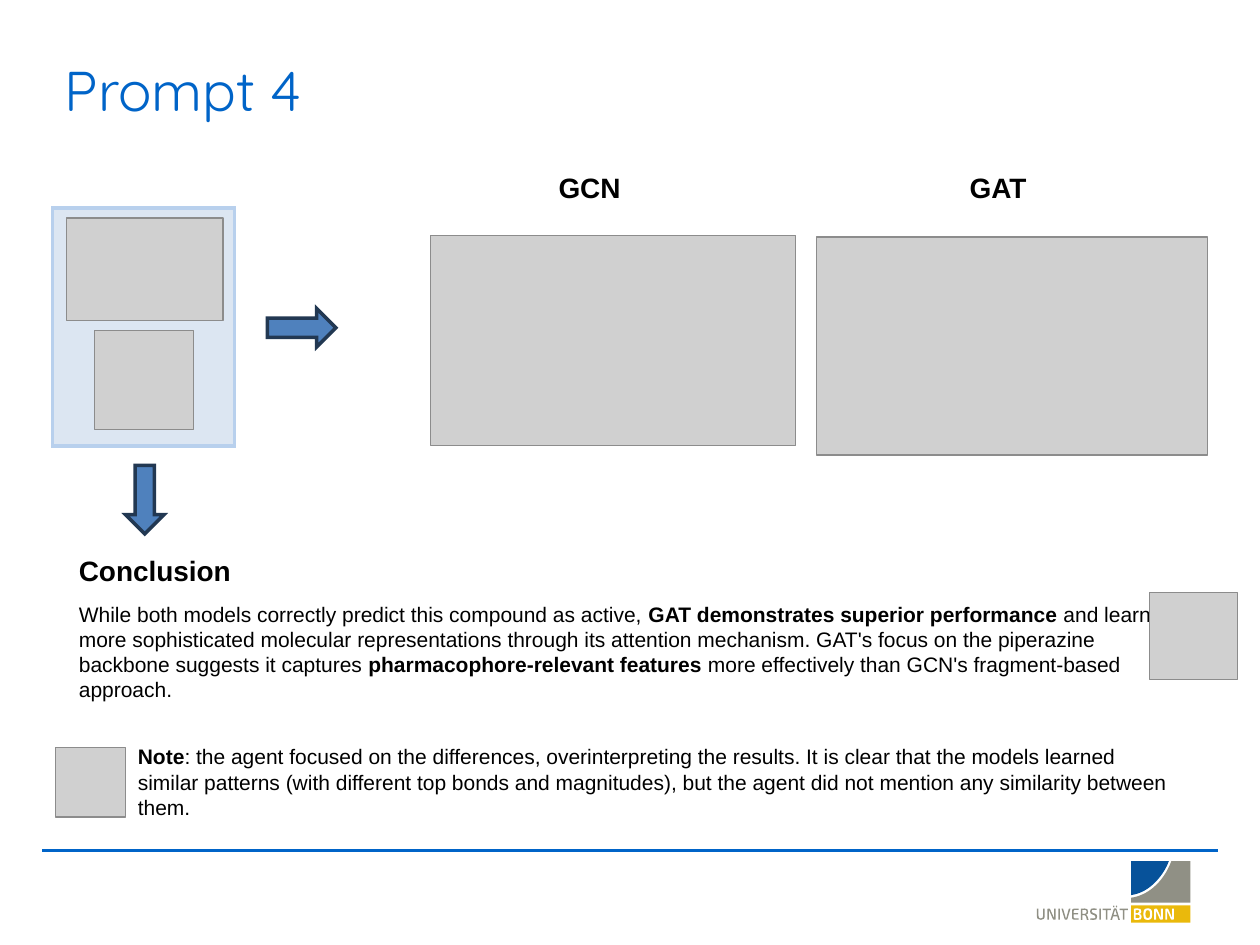
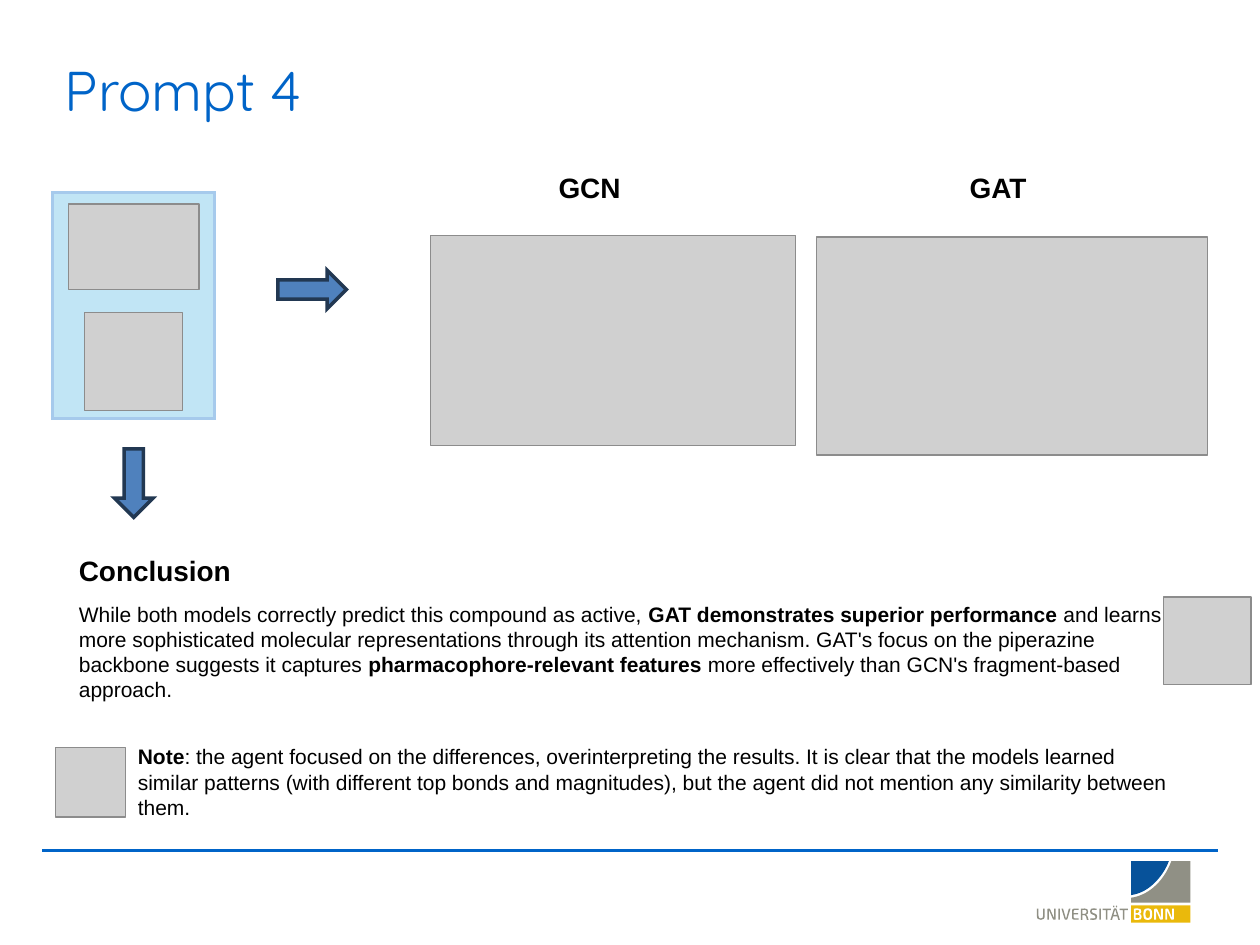
Before and after one commit to LSI-Uni-Bonn/ChemicHAL, a slide deck: slide 19 of slides/AI_Agent_Explainability.pptx (slide 21 before the commit). Drawn at 1260x945 pixels with LibreOffice and Linux fonts; fonts in the diff are those of the drawing; grey boxes stand for pictures; background and template pictures are left out. Boxes give left, top, right and bottom in pixels: in the first picture for what was removed or moved away, otherwise in the second. Text is boxed around its words. In the diff, an @@ line names an element or a change of style, - is before the commit and + after.

```diff
--- a/slides/AI_Agent_Explainability.pptx
+++ b/slides/AI_Agent_Explainability.pptx
@@ rectangle: place and size @@
-rectangle at bbox=[53, 208, 236, 445]
+rectangle at bbox=[53, 193, 215, 418]
@@ rectangle at bbox=[53, 193, 215, 418]: fill #DCE6F2 to #C1E5F5; outline #B8D0ED 2 pt to #A6CAEC 1.5 pt @@
@@ rectangle removed at bbox=[53, 209, 236, 446] @@
@@ picture: place and size @@
-picture at bbox=[67, 218, 223, 320]
+picture at bbox=[68, 204, 199, 290]
@@ right arrow: place and size @@
-right arrow at bbox=[267, 309, 335, 348]
+right arrow at bbox=[278, 270, 346, 309]
@@ picture: place and size @@
-picture at bbox=[94, 330, 194, 430]
+picture at bbox=[84, 312, 183, 411]
@@ right arrow: place and size @@
-right arrow at bbox=[125, 466, 164, 534]
+right arrow at bbox=[114, 449, 153, 517]
@@ picture: place and size @@
-picture at bbox=[1150, 592, 1237, 679]
+picture at bbox=[1163, 597, 1250, 684]
```
Also in this commit, not shown: 23 other slides changed.
